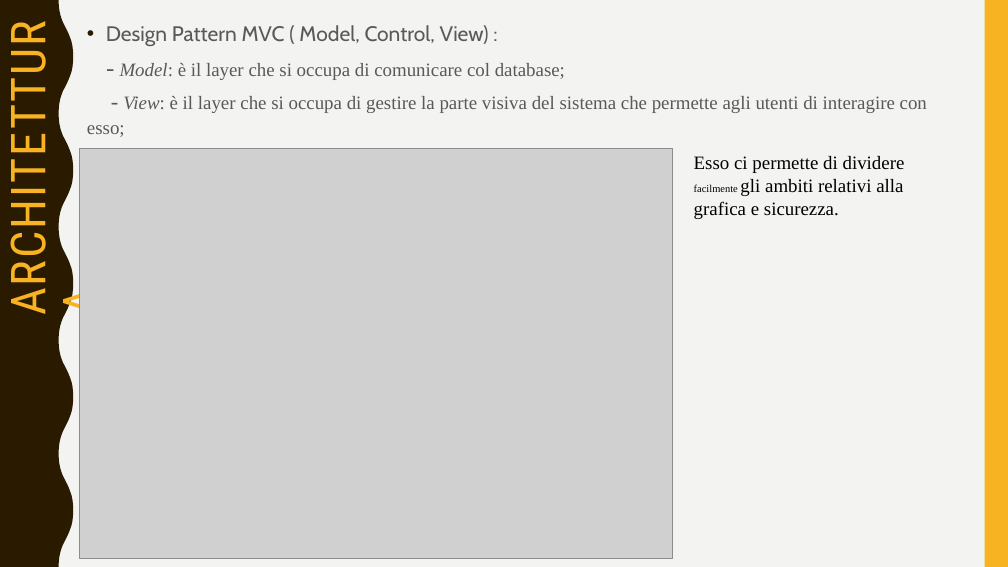
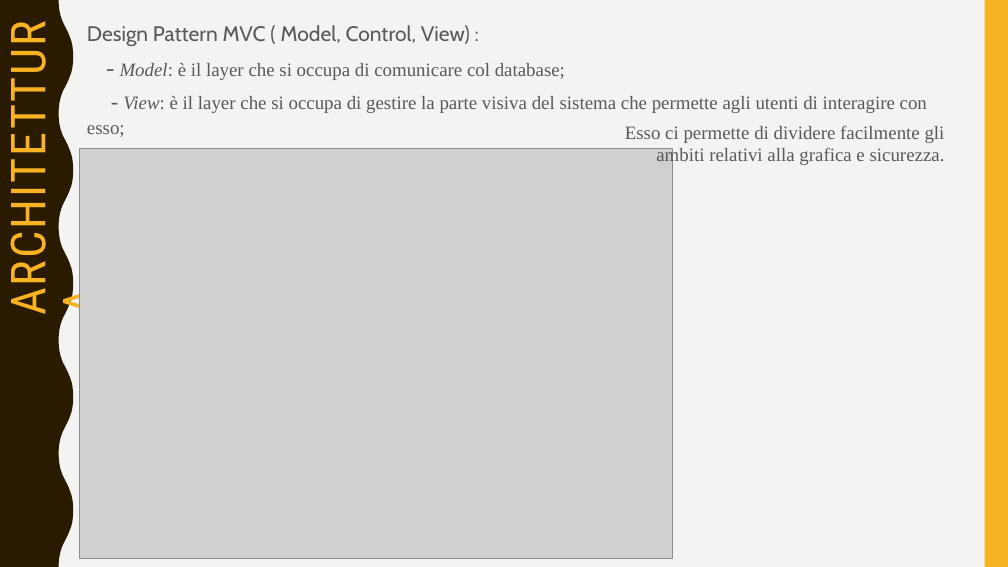
Before and after one commit to sfarina12/NC_05, a slide deck: slide 10 of Presentazione_Prima consegna/presentazione PrimaConsegna.pptx (slide 13 before the commit). Drawn at 1008x567 pixels with LibreOffice and Linux fonts; fonts in the diff are those of the drawing; grey boxes stand for pictures. Boxes give left, top, right and bottom in pixels: in the first picture for what was removed or moved away, otherwise in the second. Text is boxed around its words. In the diff, an @@ line names an element or a change of style, - is before the commit and + after.

```diff
--- a/Presentazione_Prima consegna/presentazione PrimaConsegna.pptx
+++ b/Presentazione_Prima consegna/presentazione PrimaConsegna.pptx
@@ text at (87, 25, 470, 46): bullet • to none @@
@@ text "Esso ci permette di dividere ...": place and size @@
-text "Esso ci permette di dividere ..." at (694, 156, 905, 219)
+text "Esso ci permette di dividere ..." at (625, 126, 945, 166)
@@ text "Esso ci permette di dividere ..." at (625, 126, 945, 166): size 10 to 18 pt in "facilmente"; text colour #000000 to #595959; alignment left to right @@
```
Also in this commit, not shown: 6 other slides changed, 1 slide added, 1 slide removed, 1 other file.
